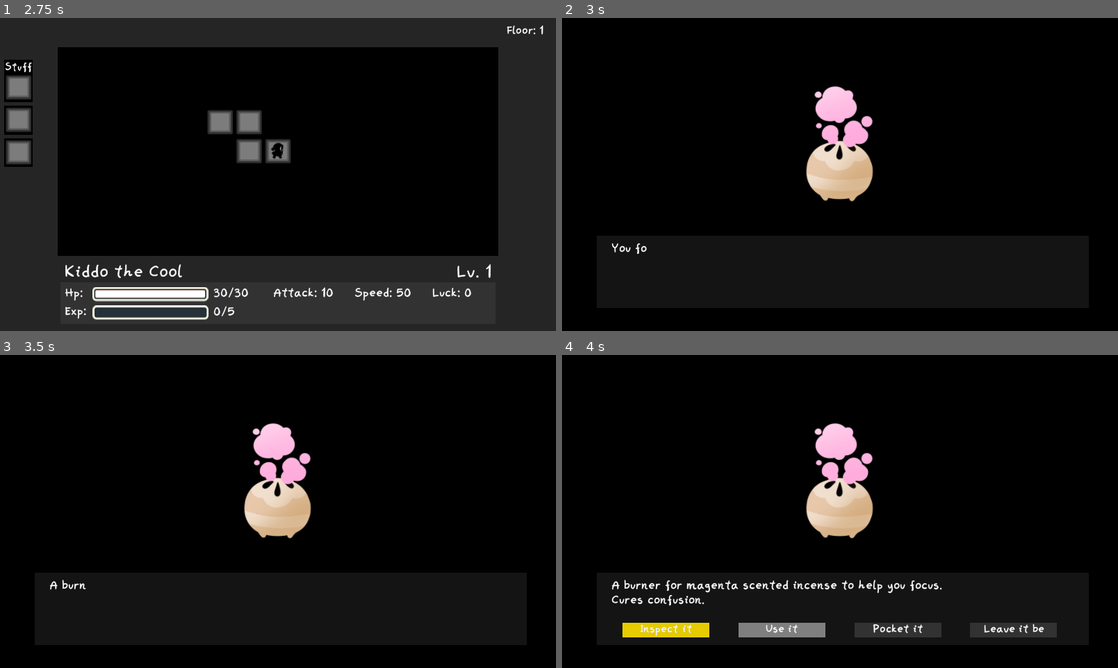
Above: before the commit, frames 1-4 (two rows, left to right).
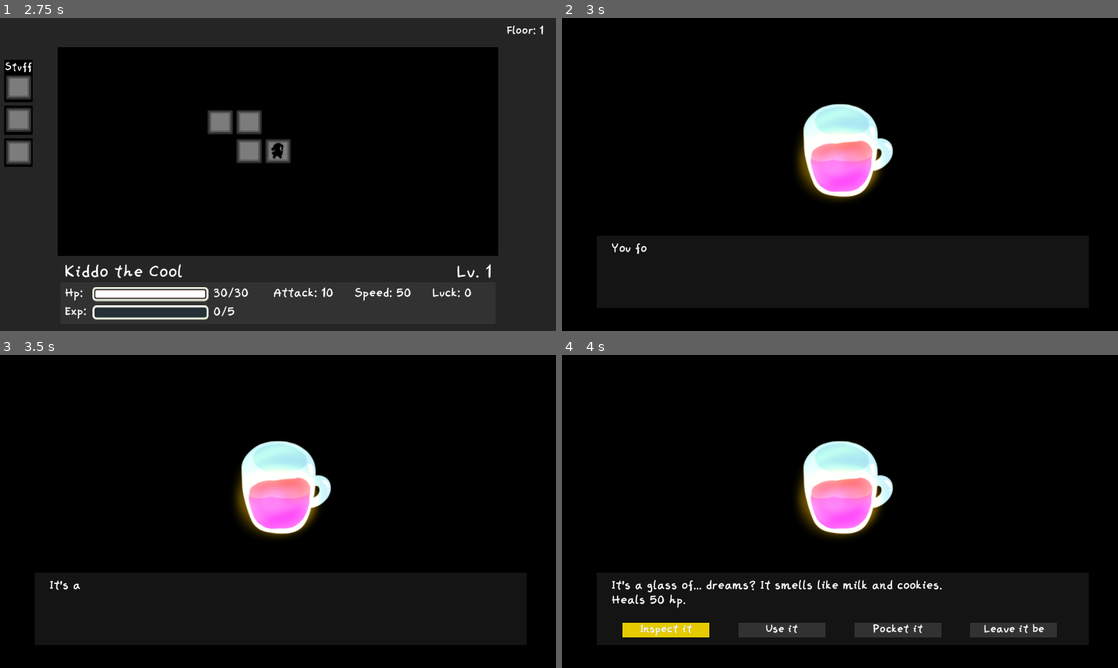
Above: after the commit, the same moments.

Repository: cfinco/BadDream
Game: Godot game, scene res://Scenes/Game.tscn
Two runs of this game, one before a commit and one after it. Both use one fixed random seed, a clock stepped at 60 frames per second and the inputs below.
Inputs:
- Up to frame 1 (2.75 s): tap Enter (ui_accept) at 0.5, 0.77, 0.8, 1.07, 1.25, 1.35, 1.52, 1.82, 2, 2.3 s; hold Right (ui_right) 0.53-1.28 s; hold Z (ui_use) 0.53-1.28 s; hold Down (ui_down) 1.28-2.03 s; tap Z (ui_use) at 1.55 s; hold Right (ui_right) from 2.03 s (still down); hold Z (ui_use) from 2.03 s (still down)
- Up to frame 2 (3 s): tap Enter (ui_accept) at 2.75 s; release Right (ui_right) at 2.78 s; release Z (ui_use) at 2.78 s; hold Up (ui_up) from 2.78 s (still down); tap Z (ui_use) at 2.85 s
- Up to frame 3 (3.5 s): keep holding Up (ui_up); tap Enter (ui_accept) at 3.02, 3.32 s
- Up to frame 4 (4 s): release Up (ui_up) at 3.53 s; hold Left (ui_left) from 3.53 s (still down); hold Enter (ui_accept) from 3.53 s (still down)

Frame 1 is identical in both runs. In frame 2, 4.4% of the frame differs, in the area x 42-60%, y 21-59%; in frame 3, 4.5%; in frame 4, 6.2%, in the area x 9-67%, y 21-91%.

Commit message:
added 3 am water

Diff:
--- /dev/null
+++ b/Resources/Items/Water.tres
@@ -0,0 +1,12 @@
+[gd_resource type="Resource" load_steps=2 format=2]
+
+[ext_resource path="res://Scripts/Resources/AntidoteStats.gd" type="Script" id=1]
+
+[resource]
+script = ExtResource( 1 )
+name = "Glass of Water"
+description = "3AM water. Objectively the most perfect beverage."
+status = 7
+statusName = "all status conditions"
+spritePath = "res://Sprites/Water_Find.png"
+mapSpritePath = "res://Sprites/Milk_Map.png"
--- /dev/null
+++ b/Scenes/Items/Antidotes/Water.tscn
@@ -0,0 +1,7 @@
+[gd_scene load_steps=3 format=2]
+
+[ext_resource path="res://Resources/Items/Water.tres" type="Resource" id=1]
+[ext_resource path="res://Scenes/Items/Antidotes/Antidote.tscn" type="PackedScene" id=2]
+
+[node name="Water" instance=ExtResource( 2 )]
+stats = ExtResource( 1 )
--- a/Scripts/Game.gd
+++ b/Scripts/Game.gd
@@ -21,7 +21,8 @@
 	"Paralysis" : 3,
 	"Static" : 4,
 	"Bleed" : 5,
-	"Drowsy" : 6
+	"Drowsy" : 6,
+	"All" : 7
 }
 
 func _input(event):
--- a/Scripts/Menus/Battle.gd
+++ b/Scripts/Menus/Battle.gd
@@ -457,7 +457,7 @@
 func useItem(index):
 	match Game.player.inv.get_child(index).type:
 		"Antidote":
-			if Game.player.inv.get_child(itemIndex).status == Game.player.status:
+			if Game.player.inv.get_child(itemIndex).status == Game.player.status || Game.player.inv.get_child(itemIndex).status == Game.status.All:
 				for b in buttons:
 					b.visible = false
 				dialogueBox.changeText(Game.player.player_name + " used the " + Game.player.inv.get_child(index).itemName + ".\n" + Game.player.player_name + " was cured of the " + Game.player.inv.get_child(index).statusName + ".")
--- a/Scripts/Menus/ItemFind.gd
+++ b/Scripts/Menus/ItemFind.gd
@@ -26,7 +26,7 @@
 			buttons[1].disabled = true
 		"Antidote":
 			buttons[1].changeText("Use it")
-			if item.status != Game.player.status:
+			if item.status != Game.player.status && item.status != Game.status.All:
 				buttons[1].disabled = true
 		"Battle":
 			buttons[1].changeText("Use it")
--- a/Scripts/Menus/Map.gd
+++ b/Scripts/Menus/Map.gd
@@ -14,6 +14,7 @@
 onready var coffeePre = preload("res://Scenes/Items/Antidotes/Coffee.tscn")
 onready var sheetPre = preload("res://Scenes/Items/Antidotes/DryerSheet.tscn")
 onready var bandagePre = preload("res://Scenes/Items/Antidotes/Bandage.tscn")
+onready var waterPre = preload("res://Scenes/Items/Antidotes/Water.tscn")
 
 onready var lightPre = preload("res://Scenes/Items/MapItems/NightLight.tscn")
 onready var dollPre = preload("res://Scenes/Items/BattleItems/DecoyDoll.tscn")
@@ -138,7 +139,7 @@
 			Game.player.move(Vector2(-1, 0), 1)
 			checkTile()
 		elif event.is_action_pressed("ui_use") && Game.player.hasItem():
-			if Game.player.inv.get_child(0).type != "Antidote" && Gam …(114 unchanged characters)… et_child(0).status == Game.player.status:
+			if Game.player.inv.get_child(0).type != "Antidote" && Gam …(114 unchanged characters)… et_child(0).status == Game.player.status || Game.player.inv.get_child(0).type == "Antidote" && Game.player.inv.get_child(0).status == Game.status.All:
 				if Game.player.inv.get_child(0).type != "Potion" && Game.player.inv.get_child(0).type != "Antidote":
 					checkStatic()
 				Game.player.inv.get_child(0).use(Game.player)
@@ -342,6 +343,8 @@
 		items.append(sheetPre)
 	for i in range(5):
 		items.append(bandagePre)
+	for i in range(2):
+		items.append(waterPre)
 	for i in range(4):
 		items.append(lightPre)
 	for i in range(10):
@@ -403,7 +406,7 @@
 		monsters.append(closetPre)
 	for i in range(3):
 		monsters.append(teethPre)
-	for i in range(3):
+	for i in range(2):
 		monsters.append(dustPre)
 	for i in range(3):
 		monsters.append(lightningPre)
Binary file added: Sprites/Water_Find.png
Not shown, added: Sprites/Water_Find.png.import
